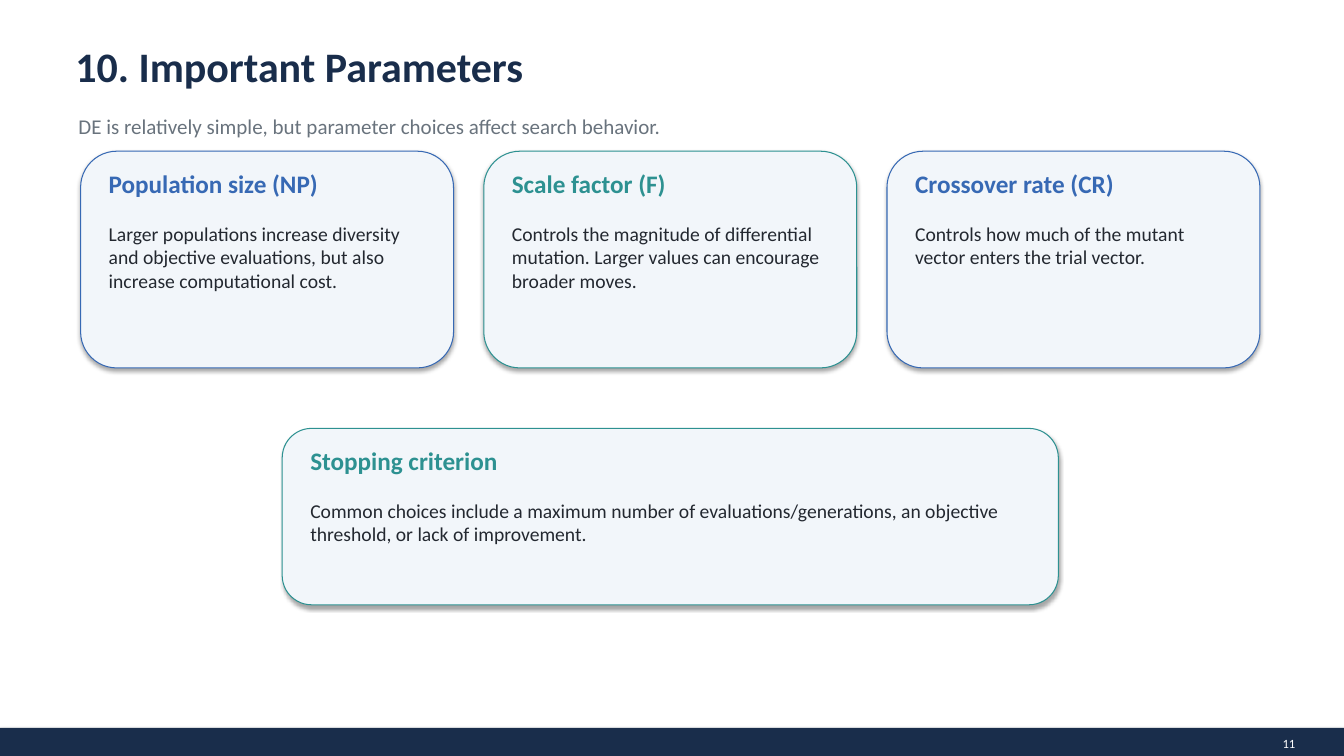
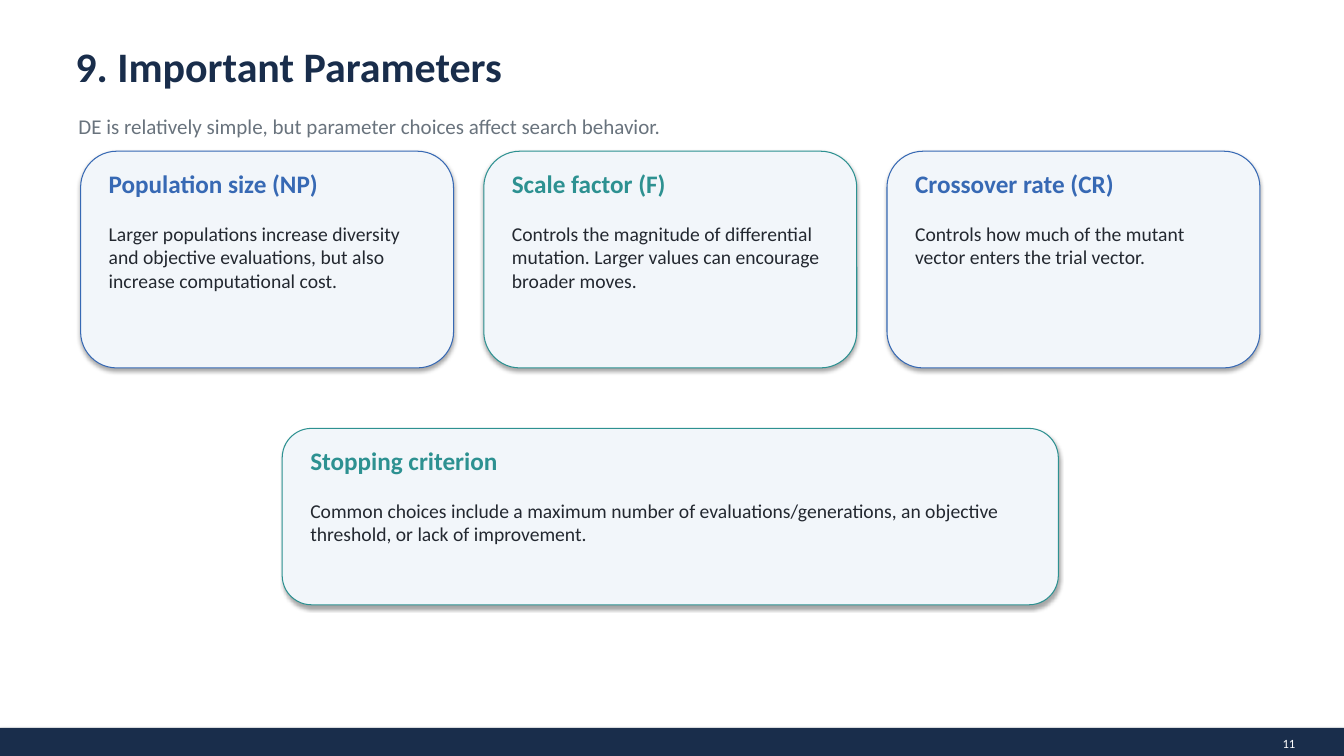
Before and after one commit to khaledmrasheed/khaledmrasheed.github.io, a slide deck: slide 10 of ECcourse/Differential_Evolution_Presentation.pptx (slide 11 before the commit). Drawn at 1344x756 pixels with LibreOffice and Linux fonts; fonts in the diff are those of the drawing. Boxes give left, top, right and bottom in pixels: in the first picture for what was removed or moved away, otherwise in the second. Text is boxed around its words. In the diff, an @@ line names an element or a change of style, - is before the commit and + after.

```diff
--- a/ECcourse/Differential_Evolution_Presentation.pptx
+++ b/ECcourse/Differential_Evolution_Presentation.pptx
@@ text at [75,54,502,89]: text changed @@
-10. Important Parameters
+9. Important Parameters
```
Also in this commit, not shown: 7 other slides changed, 1 slide removed.
